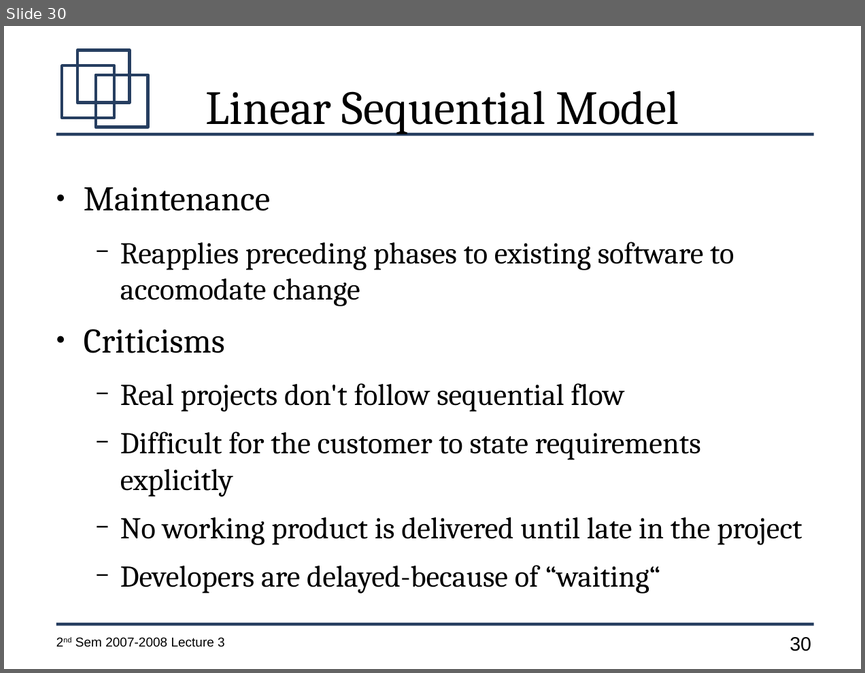
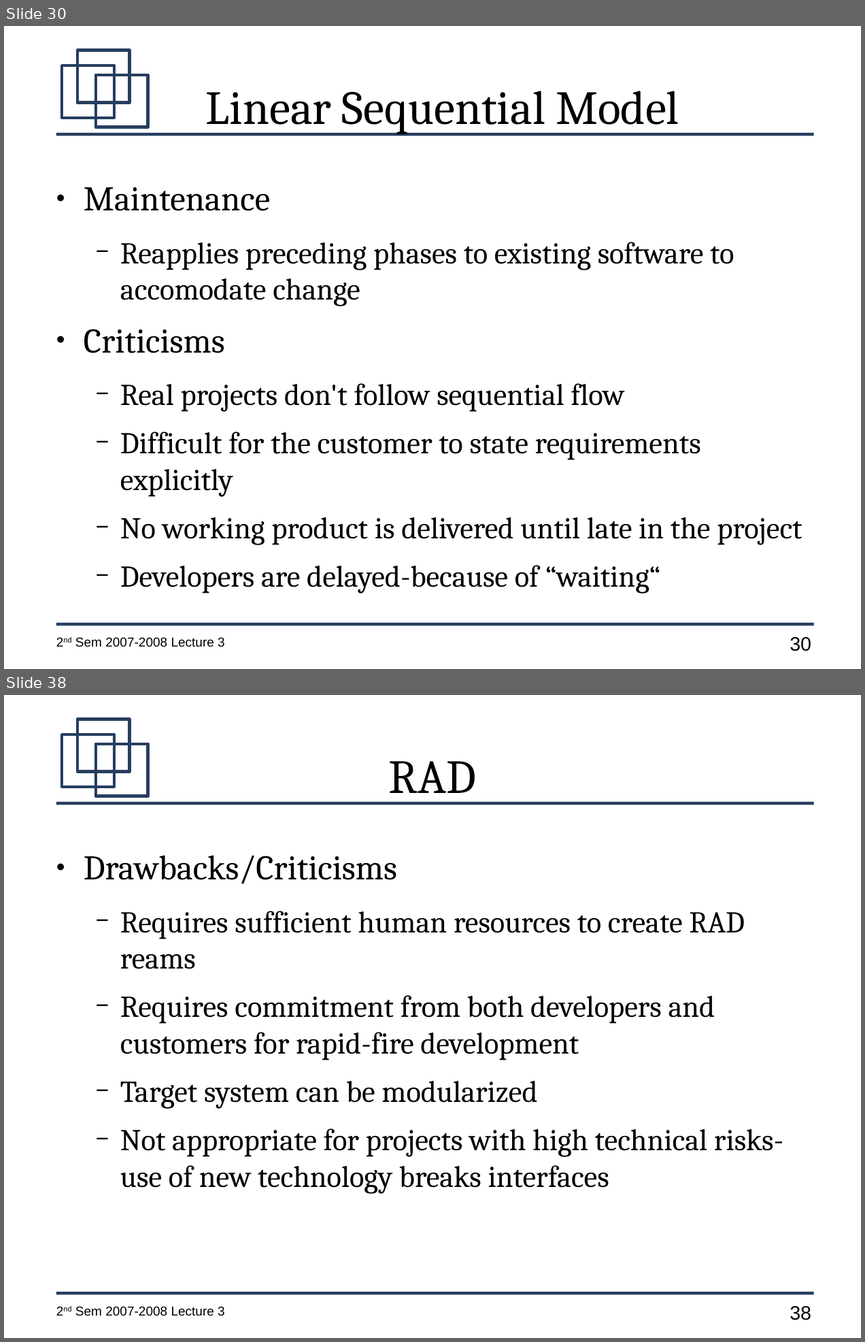
Before and after one commit to jachermocilla/jach-homepage, a slide deck: CMSC128-2nd-Sem-2007-L3.odp. Shown one above the other, each under a label of ours: slide 30 before the commit, slides 30 and 38 after it; the slides between them are not shown. The pictures are 865x673 and 865x1342 pixels, drawn with LibreOffice and Linux fonts; fonts in the diff are those of the drawing. Boxes give left, top, right and bottom in pixels: in the first picture for what was removed or moved away, otherwise in the second. Text is boxed around its words. In the diff, an @@ line names an element or a change of style, - is before the commit and + after.

```diff
--- a/CMSC128-2nd-Sem-2007-L3.odp
+++ b/CMSC128-2nd-Sem-2007-L3.odp
@@ slide 38 added at <box>4,695,861,1338</box>, background #FFFFFF; not listed: 7 template elements that a slide beside it also shows @@
@@ title added at <box>389,761,476,803</box>, 44 pt, text #000000 @@
+RAD
@@ text added at <box>84,855,783,1193</box>, 28 pt, text #000000 @@
+● Drawbacks/Criticisms
+  − Requires sufficient human resources to create RAD reams
+  − Requires commitment from both developers and customers for rapid-fire development
+  − Target system can be modularized
+  − Not appropriate for projects with high technical risks-use of new technology breaks interfaces
```
Also in this commit, not shown: 29 other slides changed, 7 other slides added.
